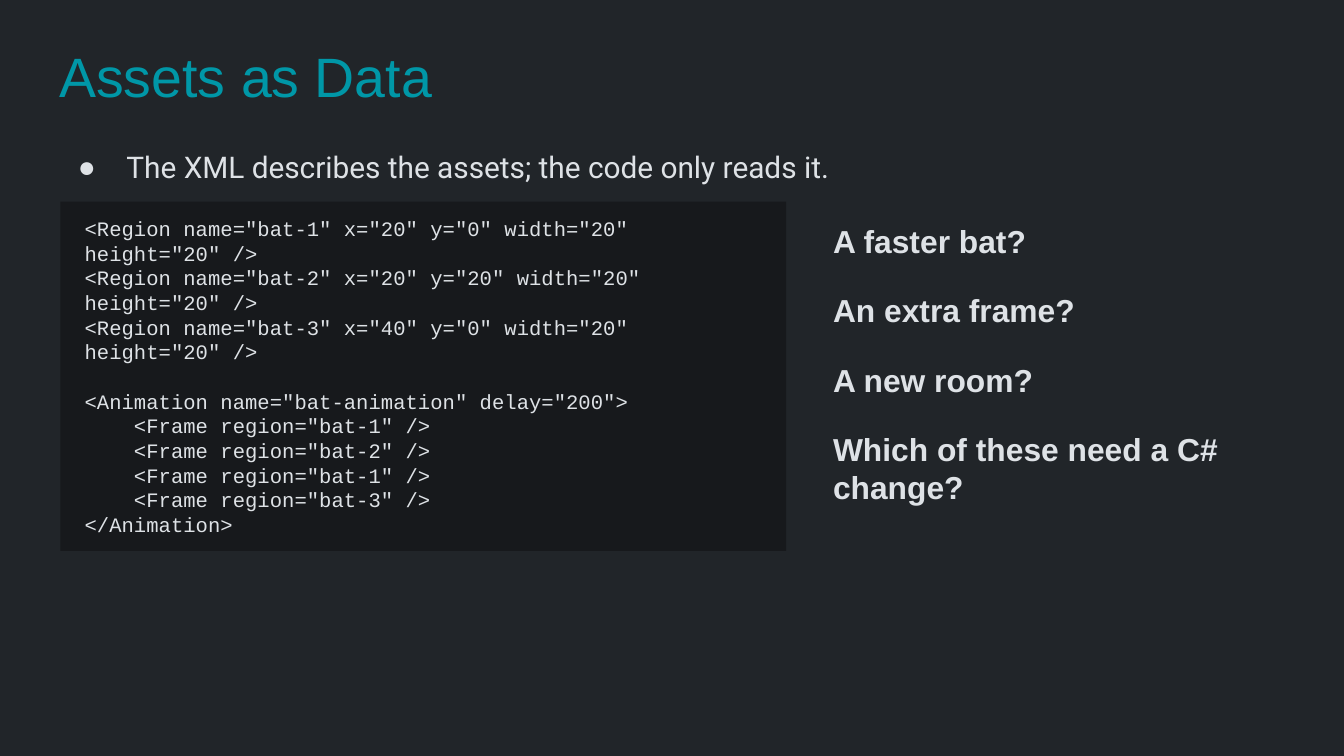
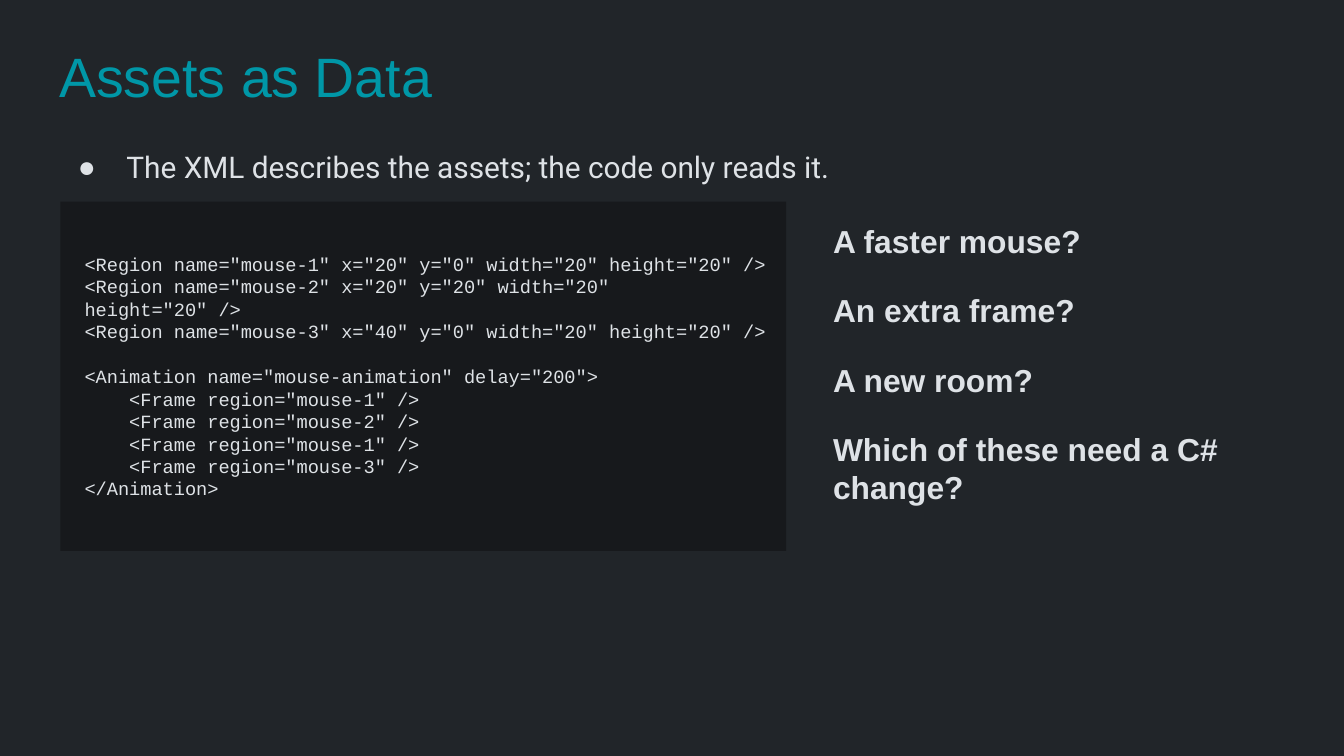
Before and after one commit to Metamate/gar, a slide deck: slide 7 of slides/03 Snake.pptx. Drawn at 1344x756 pixels with LibreOffice and Linux fonts; fonts in the diff are those of the drawing. Boxes give left, top, right and bottom in pixels: in the first picture for what was removed or moved away, otherwise in the second. Text is boxed around its words. In the diff, an @@ line names an element or a change of style, - is before the commit and + after.

```diff
--- a/slides/03 Snake.pptx
+++ b/slides/03 Snake.pptx
@@ text at box(833, 230, 1081, 254): text changed @@
-A faster bat?
+A faster mouse?
@@ text in rectangle at box(85, 258, 732, 477): text changed; size 11 to 10 pt @@
-<Region name="bat-1" x="20" y="0" width="20" height="20" />
-<Region name="bat-2" x="20" y="20" width="20" height="20" />
-<Region name="bat-3" x="40" y="0" width="20" height="20" />
-<Animation name="bat-animation" delay="200">
-<Frame region="bat-1" />
-<Frame region="bat-2" />
-<Frame region="bat-1" />
-<Frame region="bat-3" />
+<Region name="mouse-1" x="20" y="0" width="20" height="20" />
+<Region name="mouse-2" x="20" y="20" width="20" height="20" />
+<Region name="mouse-3" x="40" y="0" width="20" height="20" />
+<Animation name="mouse-animation" delay="200">
+<Frame region="mouse-1" />
+<Frame region="mouse-2" />
+<Frame region="mouse-1" />
+<Frame region="mouse-3" />
@@ text in rectangle at box(85, 482, 219, 495): size 11 to 10 pt in "</Animation>" @@
```
Also in this commit, not shown: 6 other slides changed, 11 other files.
